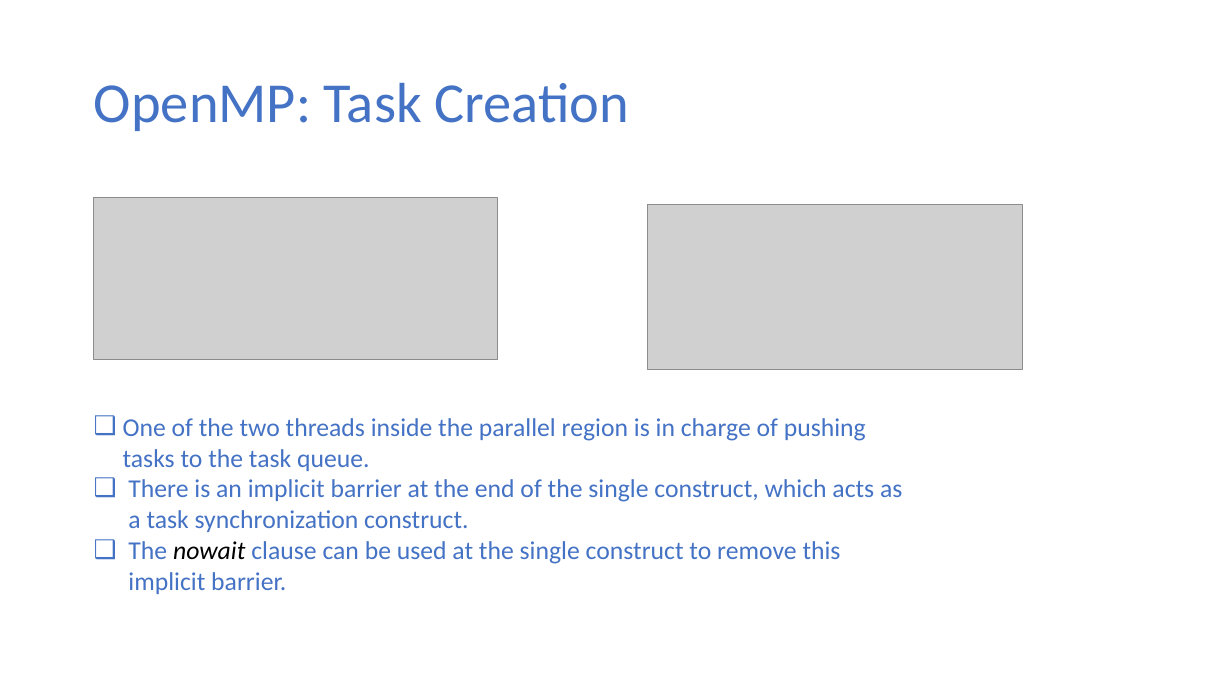
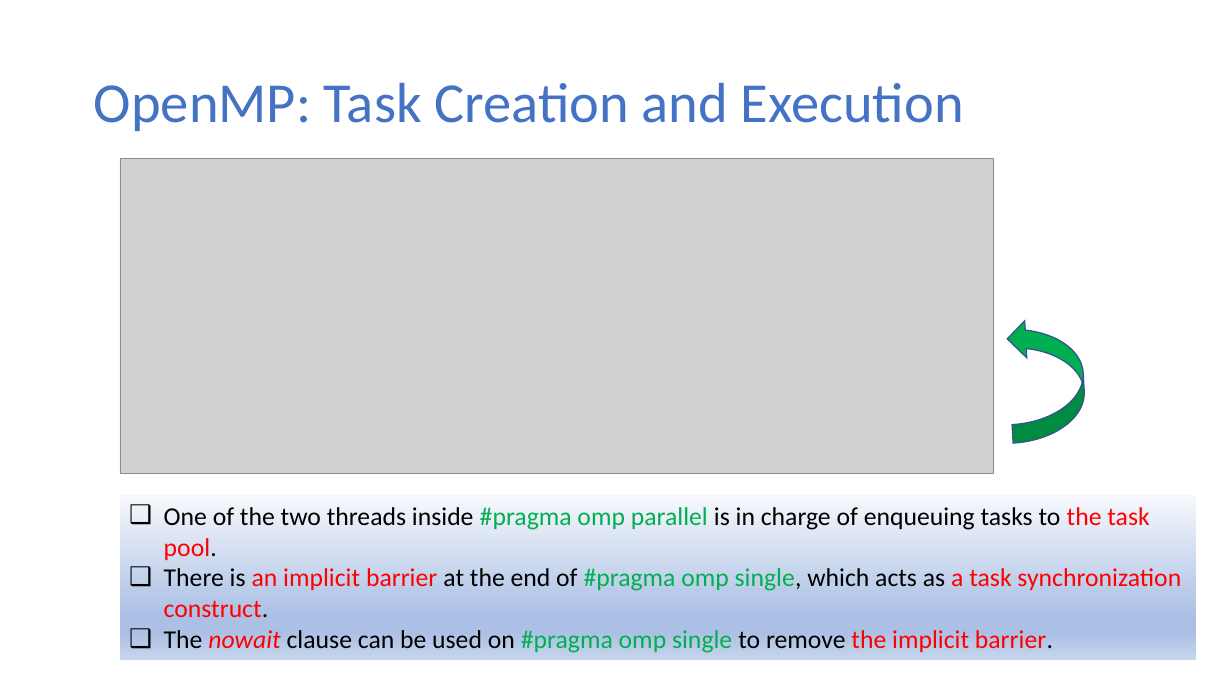
Before and after one commit to ekkapotc/PC, a slide deck: slide 12 of Slides/Lecture 8.pptx. Drawn at 1232x693 pixels with LibreOffice and Linux fonts; fonts in the diff are those of the drawing; grey boxes stand for pictures. Boxes give left, top, right and bottom in pixels: in the first picture for what was removed or moved away, otherwise in the second. Text is boxed around its words. In the diff, an @@ line names an element or a change of style, - is before the commit and + after.

```diff
--- a/Slides/Lecture 8.pptx
+++ b/Slides/Lecture 8.pptx
@@ title at box(94, 83, 964, 131): text changed @@
-OpenMP: Task Creation
+OpenMP: Task Creation and Execution
@@ picture added at box(120, 159, 994, 474) @@
@@ picture removed at box(93, 198, 498, 360) @@
@@ picture removed at box(648, 204, 1022, 369) @@
@@ curved up arrow added at box(1006, 316, 1087, 443), fill #00B050, outline #325491 1 pt @@
@@ rectangle "One of the two threads ...": place and size @@
-rectangle "One of the two threads ..." at box(123, 418, 902, 594)
+rectangle "One of the two threads ..." at box(120, 495, 1197, 660)
@@ rectangle "One of the two threads ..." at box(120, 495, 1197, 660): fill none to gradient #F6F8FC to #ABC0E4 to #C7D5ED @@
@@ text in rectangle at box(164, 507, 1181, 653): text changed; text colour #4472C4 to #000000 @@
-❑ One of the two threads inside the parallel region is in charge of pushing tasks to the task queue.
-❑ There is an implicit barrier at the end of the single construct, which acts as a task synchronization construct.
-❑ The nowait clause can be used at the single construct to remove this implicit barrier.
+❑ One of the two threads inside #pragma omp parallel is in charge of enqueuing tasks to the task pool.
+❑ There is an implicit barrier at the end of #pragma omp single, which acts as a task synchronization construct.
+❑ The nowait clause can be used on #pragma omp single to remove the implicit barrier.
```
Also in this commit, not shown: 13 other slides changed, 25 slides added, 2 slides removed.
